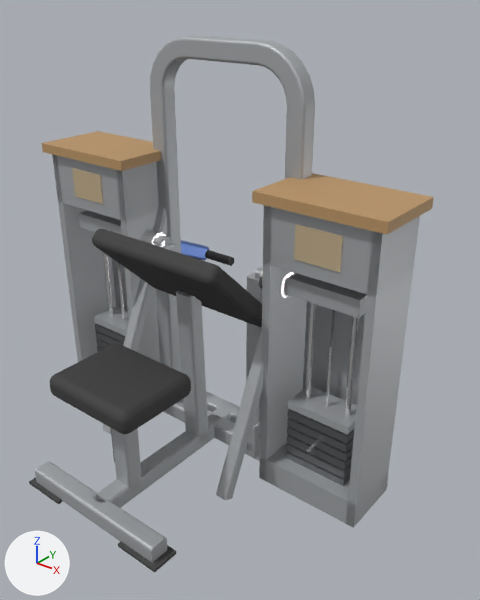
A saved change to the glTF model catalogs/ludus/models/LD-B022/model.glb.
Rendered twice from a 50 mm camera at (1.47, -1.49, 1.68) aimed at (0.19, 0.11, 0.68). Every picture has the same lights, and +X, +Y and +Z are marked at lower left. The older version comes first. Where no turn or scale is listed for an object, it has been applied to the vertices.
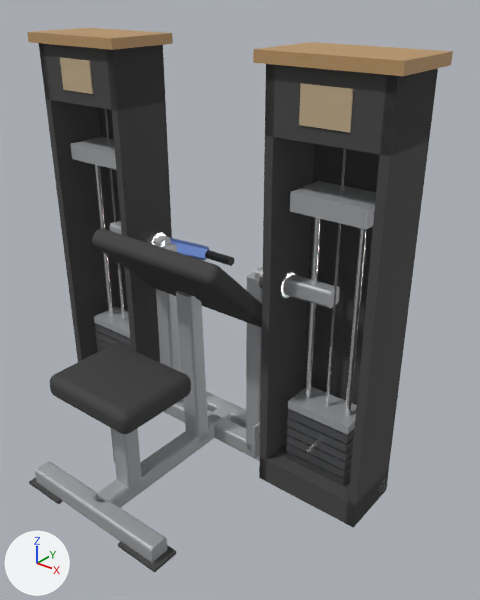
Pixel boxes [x1, y1, x2, y2] of what changed, in the pictures (480 x 600 px):
'tower_side.003', recoloured, reshaped, moved, rescaled (grey to dark grey, 23% wider, 48% taller)
    before: [346, 217, 420, 526]
    after: [347, 68, 438, 527]
'tower_head.001', recoloured, reshaped, moved
    before: [263, 205, 420, 297]
    after: [265, 64, 438, 156]
'tower_side.002', recoloured, reshaped, moved, rescaled (grey to dark grey, 16% wider, 52% taller)
    before: [259, 206, 307, 480]
    after: [259, 64, 315, 481]
'tower_cap.001', recoloured, reshaped, moved (10% wider, 44% shorter)
    before: [252, 173, 434, 235]
    after: [253, 42, 453, 76]
'mast_tube', deleted
    before: [150, 36, 315, 253]
'tower_side.001', recoloured, reshaped, moved, rescaled (grey to dark grey)
    before: [118, 162, 160, 362]
    after: [107, 45, 172, 362]
'tower_side', recoloured, reshaped, moved, rescaled (grey to dark grey, 20% wider, 54% taller)
    before: [52, 155, 116, 362]
    after: [39, 43, 116, 362]
'tower_shroud.001', recoloured, reshaped, moved, rescaled (grey to dark grey)
    before: [303, 302, 365, 405]
    after: [303, 144, 380, 405]
'tower_head', recoloured, reshaped, moved
    before: [52, 154, 159, 222]
    after: [40, 43, 166, 111]
'tower_cap', recoloured, reshaped, moved
    before: [42, 131, 161, 171]
    after: [27, 28, 173, 50]
'stack_guide_top.001', recoloured, moved
    before: [287, 273, 367, 318]
    after: [290, 181, 376, 229]
'tower_label.001', recoloured, reshaped, moved (12% wider, 6% taller)
    before: [294, 225, 343, 272]
    after: [299, 83, 354, 133]
'tower_foot.001', recoloured (grey to dark grey)
    both: [259, 442, 389, 528]
'Mesh_14.001', deleted
    before: [216, 327, 263, 500]
'tower_label', recoloured, reshaped, moved (6% wider)
    before: [72, 168, 103, 204]
    after: [60, 57, 93, 94]
'stack_guide_top', recoloured, moved
    before: [78, 210, 122, 235]
    after: [71, 137, 116, 169]
'Mesh_14', deleted
    before: [102, 206, 167, 434]
'tower_shroud', recoloured, reshaped, moved, rescaled (grey to dark grey)
    before: [112, 259, 128, 311]
    after: [98, 108, 128, 311]
'stack_cable.001', moved, rescaled
    before: [330, 310, 335, 347]
    after: [330, 149, 346, 347]
'stack_cable', moved, rescaled
    before: [118, 263, 120, 270]
    after: [104, 109, 120, 270]
'Mesh_12.001', unchanged, uncovered by the edit
    before: [255, 266, 294, 297]
    after: [255, 266, 340, 308]

What changed in the scene script:
```text
Change me_mesh_2:
    where me_mesh_2.from_pydata(...)  # 8 vertices, 12 faces; spans x -0.5..0.5, y -0.5..0.5, z -0.5..0.5
    remove me_mesh_2.materials.append(mat_frame)  # grey #b4b7ba
    add me_mesh_2.materials.append(mat_wood)  # orange #ba9466
Change me_mesh_3:
    where me_mesh_3.from_pydata(...)  # 8 vertices, 12 faces; spans x -0.5..0.5, y -0.5..0.5, z -0.5..0.5
    remove me_mesh_3.materials.append(mat_wood)  # orange #ba9466
    add me_mesh_3.materials.append(mat_label)  # beige #cab593
Change ob_tower_side:
    ob_tower_side: bpy.data.objects.new('tower_side', me_mesh_2) -> bpy.data.objects.new('tower_side', me_mesh_1)
    ob_tower_side.location: (-0.185, 0.0, 0.532) -> (-0.185, 0.0, 0.733)
    ob_tower_side.scale: (0.03, 0.24, 1.06) -> (0.03, 0.24, 1.47)
Change ob_tower_side_001:
    ob_tower_side_001: bpy.data.objects.new('tower_side.001', me_mesh_2) -> bpy.data.objects.new('tower_side.001', me_mesh_1)
    ob_tower_side_001.location: (0.185, 0.0, 0.532) -> (0.185, 0.0, 0.733)
    ob_tower_side_001.scale: (0.03, 0.24, 1.06) -> (0.03, 0.24, 1.47)
Change ob_tower_head:
    ob_tower_head: bpy.data.objects.new('tower_head', me_mesh_2) -> bpy.data.objects.new('tower_head', me_mesh_1)
    ob_tower_head.location: (0.0, 0.0, 0.965) -> (0.0, 0.0, 1.365)
Change ob_tower_cap:
    ob_tower_cap: bpy.data.objects.new('tower_cap', me_mesh_3) -> bpy.data.objects.new('tower_cap', me_mesh_2)
    ob_tower_cap.location: (0.0, 0.0, 1.083) -> (0.0, 0.0, 1.482)
Change ob_tower_label:
    ob_tower_label: bpy.data.objects.new('tower_label', me_mesh_4) -> bpy.data.objects.new('tower_label', me_mesh_3)
    ob_tower_label.location: (0.0, -0.122, 0.965) -> (0.0, -0.122, 1.365)
Change ob_stack_guide_top:
    ob_stack_guide_top.location: (0.0, 0.0, 0.79) -> (0.0, 0.0, 1.07)
Change ob_stack_cable:
    ob_stack_cable.location: (0.0, 0.0, 0.721) -> (0.0, 0.0, 0.921)
    ob_stack_cable.scale: (0.008, 0.008, 0.278) -> (0.008, 0.008, 0.678)
Change ob_tower_shroud:
    ob_tower_shroud: bpy.data.objects.new('tower_shroud', me_mesh_2) -> bpy.data.objects.new('tower_shroud', me_mesh_1)
    ob_tower_shroud.location: (0.0, 0.114, 0.482) -> (0.0, 0.114, 0.682)
    ob_tower_shroud.scale: (0.34, 0.012, 0.765) -> (0.34, 0.012, 1.17)
Change ob_tower_side_002:
    ob_tower_side_002: bpy.data.objects.new('tower_side.002', me_mesh_2) -> bpy.data.objects.new('tower_side.002', me_mesh_1)
    ob_tower_side_002.location: (-0.185, 0.0, 0.532) -> (-0.185, 0.0, 0.733)
    ob_tower_side_002.scale: (0.03, 0.24, 1.06) -> (0.03, 0.24, 1.47)
Change ob_tower_side_003:
    ob_tower_side_003: bpy.data.objects.new('tower_side.003', me_mesh_2) -> bpy.data.objects.new('tower_side.003', me_mesh_1)
    ob_tower_side_003.location: (0.185, 0.0, 0.532) -> (0.185, 0.0, 0.733)
    ob_tower_side_003.scale: (0.03, 0.24, 1.06) -> (0.03, 0.24, 1.47)
Change ob_tower_head_001:
    ob_tower_head_001: bpy.data.objects.new('tower_head.001', me_mesh_2) -> bpy.data.objects.new('tower_head.001', me_mesh_1)
    ob_tower_head_001.location: (0.0, 0.0, 0.965) -> (0.0, 0.0, 1.365)
Change ob_tower_foot_001:
    ob_tower_foot_001: bpy.data.objects.new('tower_foot.001', me_mesh_2) -> bpy.data.objects.new('tower_foot.001', me_mesh_1)
Change ob_tower_cap_001:
    ob_tower_cap_001: bpy.data.objects.new('tower_cap.001', me_mesh_3) -> bpy.data.objects.new('tower_cap.001', me_mesh_2)
    ob_tower_cap_001.location: (0.0, 0.0, 1.083) -> (0.0, 0.0, 1.482)
Change ob_tower_label_001:
    ob_tower_label_001: bpy.data.objects.new('tower_label.001', me_mesh_4) -> bpy.data.objects.new('tower_label.001', me_mesh_3)
    ob_tower_label_001.location: (0.0, -0.122, 0.965) -> (0.0, -0.122, 1.365)
Change ob_stack_guide_top_001:
    ob_stack_guide_top_001.location: (0.0, 0.0, 0.79) -> (0.0, 0.0, 1.07)
Change ob_stack_cable_001:
    ob_stack_cable_001.location: (0.0, 0.0, 0.721) -> (0.0, 0.0, 0.921)
    ob_stack_cable_001.scale: (0.008, 0.008, 0.278) -> (0.008, 0.008, 0.678)
Change ob_tower_shroud_001:
    ob_tower_shroud_001: bpy.data.objects.new('tower_shroud.001', me_mesh_2) -> bpy.data.objects.new('tower_shroud.001', me_mesh_1)
    ob_tower_shroud_001.location: (0.0, 0.114, 0.482) -> (0.0, 0.114, 0.682)
    ob_tower_shroud_001.scale: (0.34, 0.012, 0.765) -> (0.34, 0.012, 1.17)
Remove ob_mast_tube:
    ob_mast_tube = bpy.data.objects.new('mast_tube', me_mesh_13)
Remove ob_mesh_14:
    ob_mesh_14 = bpy.data.objects.new('Mesh_14', me_mesh_14)
Remove ob_mesh_14_001:
    ob_mesh_14_001 = bpy.data.objects.new('Mesh_14.001', me_mesh_14)
```
